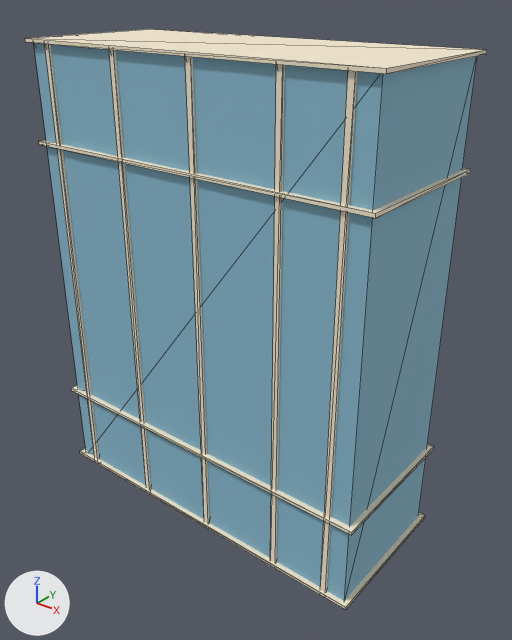
The glTF model public/assets/renovation/v2/models/modern-1-lod2.glb: old version first, new version second.
Rendered twice from a camera (50 mm lens) standing at (28.4, -33.7, 35.6) and looking at (1.3, 0.2, 14.6). The lights are fixed; the arrows at lower left show +X, +Y and +Z. The picture after the commit comes second. Mesh edges are drawn as thin lines. Where no turn or scale is listed for an object, it has been applied to the vertices. Vertices at exactly the same position are counted once.

The first picture shows 'modern-1_architecture'.
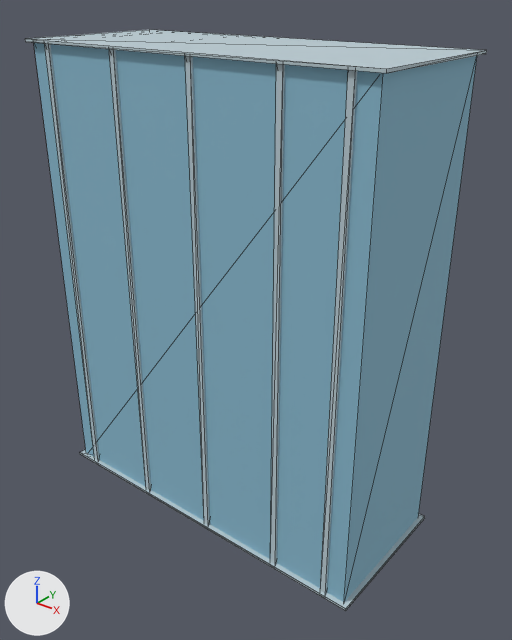
Edits to the scene script, one JSON object a line:
```json
{"op": "add", "block": "mat_frame", "code": ["mat_frame = principled_material('frame')", "mat_frame.base_color = (0.5, 0.61, 0.66)  # pale blue #bccdd4", "mat_frame.roughness = 0.75"]}
{"block": "me_modern_1_002", "where": "# used by ob_modern_1_architecture"}
{"block": "me_modern_1_002", "where": "# verts and faces of me_modern_1_002; kept vertices keep their numbers, new ones are numbered from 80"}
{"block": "me_modern_1_002", "where": "# before: 8 (-12.9, -5.3, 0.2) at pixel (79, 453), 9 (-12.9, 5.3, 0.2), 10 (12.9, 5.3, 0.2) at pixel (424, 517), 11 (12.9, -5.3, 0.2) at pixel (345, 609), 12 (-12.9, -5.3, 0.5) at pixel (79, 451)"}
{"block": "me_modern_1_002", "where": "# before: 13 (12.9, -5.3, 0.5) at pixel (345, 607), 14 (12.9, 5.3, 0.5) at pixel (425, 515), 15 (-12.9, 5.3, 0.5)"}
{"op": "remove", "block": "me_modern_1_002", "code": "me_modern_1_002.from_pydata(...)  # 80 vertices, 120 faces; spans x -12.9..12.9, y -5.3..5.3, z 0.0..32.1"}
{"op": "add", "block": "me_modern_1_002", "code": "me_modern_1_002.from_pydata(...)  # 64 vertices, 96 faces; spans x -12.9..12.9, y -5.3..5.3, z 0.0..32.1"}
{"block": "me_modern_1_002", "change": "me_modern_1_002 part 1: the loose piece of 8 vertices spanning x -12.9..12.9, y -5.3..5.3, z 6.3..6.5 is deleted"}
{"block": "me_modern_1_002", "change": "me_modern_1_002 part 2: the loose piece of 8 vertices spanning x -12.9..12.9, y -5.3..5.3, z 25.5..25.7 is deleted"}
{"block": "me_modern_1_002", "change": "me_modern_1_002 part 3"}
{"op": "add", "block": "me_modern_1_002", "code": "for i in [*range(8, 12)]: verts[i] += (0.0, 0.0, 0.0)"}
{"op": "add", "block": "me_modern_1_002", "code": "for i in [*range(12, 16)]: verts[i] += (0.0, 0.0, -0.2)"}
{"block": "me_modern_1_002", "change": "me_modern_1_002 part 4: 84 faces spanning x -12.9..12.9, y -5.3..5.3, z 0.0..32.1 switch from mat_trim_044 (pale yellow #f7ebd1) to mat_frame (pale blue #bccdd4)"}
```

Changed parts and their boxes [x1, y1, x2, y2] in the pictures (512 x 640 px; the box of a moved part takes in the faces that stretch with it):
```json
{"object": "modern-1_architecture", "change": "reshaped", "before": [25, 29, 487, 610], "after": [25, 30, 487, 611]}
{"part": 1, "of": "me_modern_1_002", "change": "deleted", "before": [71, 385, 434, 535]}
{"part": 2, "of": "me_modern_1_002", "change": "deleted", "before": [39, 140, 471, 218]}
{"part": 3, "of": "me_modern_1_002", "change": "moved or reshaped", "before": [80, 448, 425, 610], "after": [80, 449, 425, 611]}
{"part": 4, "of": "me_modern_1_002", "change": "recoloured", "before": [25, 30, 487, 610], "after": [25, 30, 487, 610]}
```
